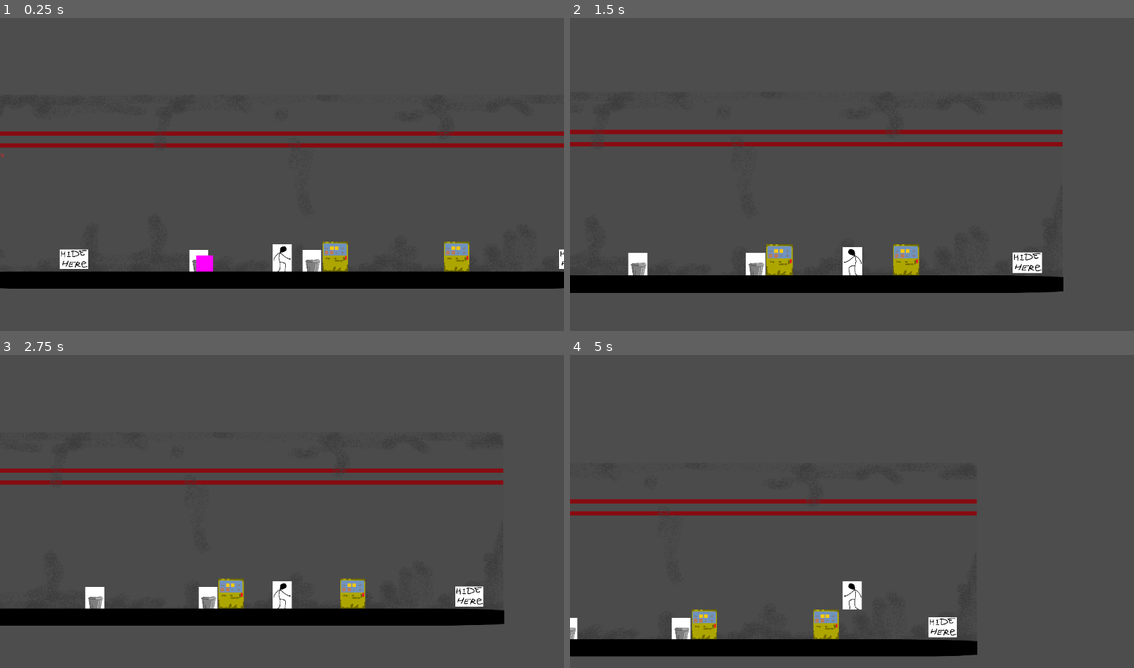
Above: before the commit, frames 1-4 (two rows, left to right).
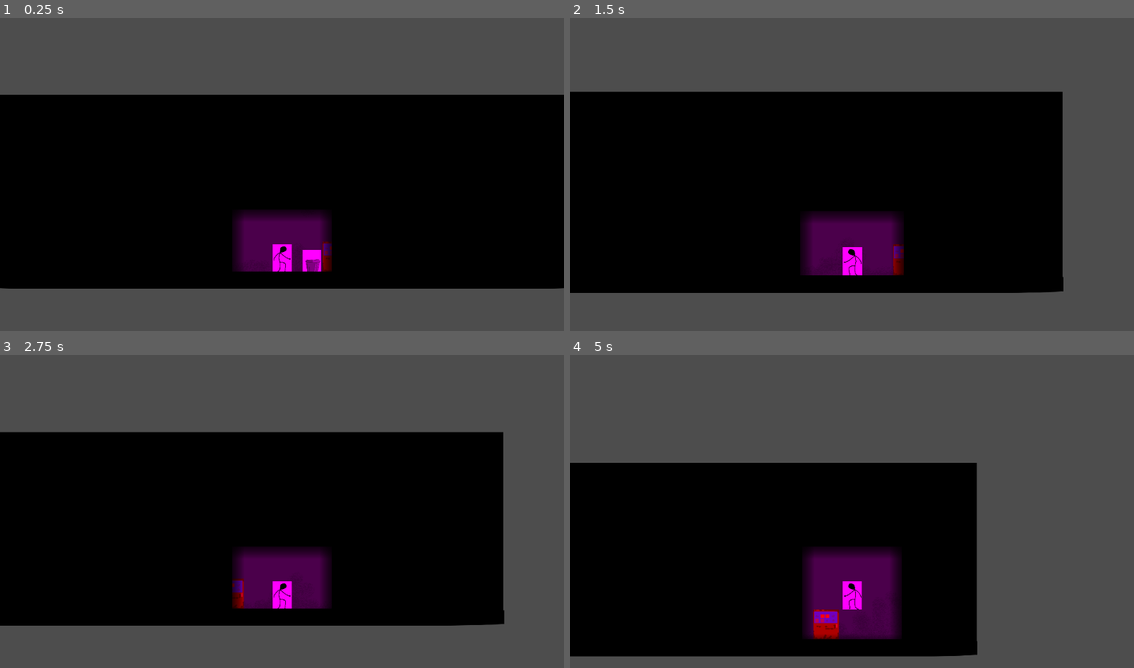
Above: after the commit, the same moments.

Repository: vladraculaIII/Horror
Game: Godot game, scene res://scenes/main_game.tscn
Two runs of this game, one before a commit and one after it. Both use one fixed random seed, a clock stepped at 60 frames per second and the inputs below. The engine's default icon, where the game draws it, is replaced by a stand-in: a white triangle on a blue panel in a dark square.
Inputs (mouse positions are in pixels of both pictures, inside the frame that each line leads up to):
- Up to frame 1 (0.25 s): no input
- Up to frame 2 (1.5 s): tap Enter (ui_accept) at 0.5, 0.77 s; move the mouse to (976, 161) at 0.52 s; hold D (right) from 0.53 s (still down); tap E (interact) at 0.6 s; move the mouse to (739, 193) at 1.27 s; tap Shift (sprint) at 1.35 s
- Up to frame 3 (2.75 s): tap Enter (ui_accept) at 1.52 s; move the mouse to (338, 442) at 2.02 s; release D (right) at 2.03 s; hold A (left) from 2.03 s (still down); tap E (interact) at 2.1 s
- Up to frame 4 (5 s): move the mouse to (823, 577) at 2.77 s; release A (left) at 2.78 s; hold D (right) 2.78-4.28 s; tap Shift (sprint) at 2.85, 4.35 s; tap Enter (ui_accept) at 3.02, 3.77, 4.52 s; move the mouse to (1021, 561) at 3.52 s; tap E (interact) at 3.6 s; move the mouse to (682, 464) at 4.27 s; hold A (left) from 4.28 s (still down)

The runs differ from the first frame. In frame 1, 57% of the frame differs, in the area x 0-100%, y 24-82%; in frame 2, 51%; in frame 3, 50%; in frame 4, 41%.

Commit message:
light with no proper light texture

Diff:
--- a/scenes/Monster.tscn
+++ b/scenes/Monster.tscn
@@ -16,6 +16,7 @@
 linear_velocity = Vector2(5, 5)
 constant_force = Vector2(0, 3)
 script = ExtResource("1_c87yh")
+speed = 125
 
 [node name="CollisionShape2D2" type="CollisionShape2D" parent="."]
 shape = SubResource("RectangleShape2D_8lt7r")
--- a/scenes/main_game.tscn
+++ b/scenes/main_game.tscn
@@ -9,14 +9,23 @@
 [ext_resource type="PackedScene" uid="uid://7xj0kx8w6q2o" path="res://scenes/hideable_object.tscn" id="7_bfp0i"]
 [ext_resource type="PackedScene" uid="uid://chfq3ibuytwpq" path="res://scenes/Monster.tscn" id="8_rfvmk"]
 
+[sub_resource type="PlaceholderTexture2D" id="PlaceholderTexture2D_fbokr"]
+
 [sub_resource type="RectangleShape2D" id="RectangleShape2D_why6n"]
 
 [node name="MainGame" type="Node2D"]
+
+[node name="CanvasModulate" type="CanvasModulate" parent="."]
+color = Color(0, 0, 0, 1)
 
 [node name="Player" parent="." instance=ExtResource("1_shg2h")]
 z_index = 1000
 
 [node name="CameraPivot" parent="Player" instance=ExtResource("2_4dxdl")]
+
+[node name="PointLight2D" type="PointLight2D" parent="Player"]
+texture = SubResource("PlaceholderTexture2D_fbokr")
+texture_scale = 30.0
 
 [node name="LevelPlaceholder" type="Node2D" parent="."]
 
@@ -67,3 +76,4 @@
 
 [node name="Monster" parent="." instance=ExtResource("8_rfvmk")]
 position = Vector2(-50, 9.7)
+speed = 125
Not shown: 1 places in scenes/main_game.tscn that only renumber resources
Not shown: 1 places in scenes/player.tscn that only renumber resources
